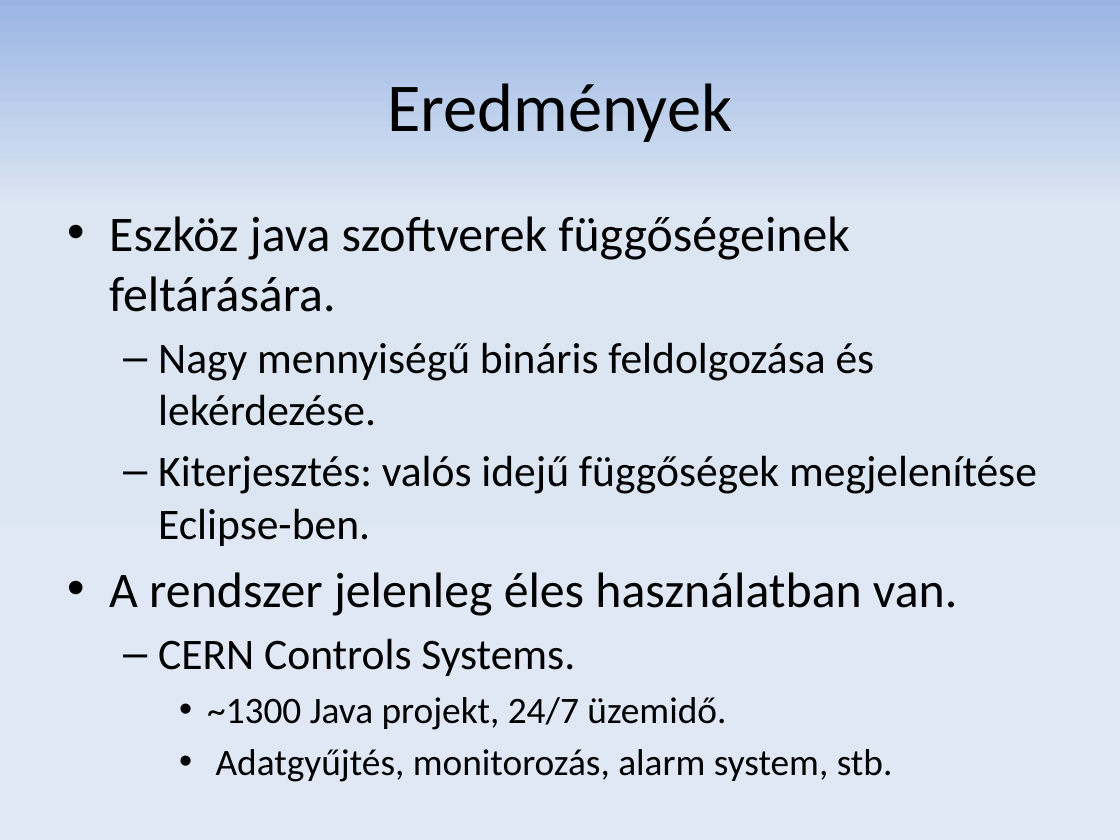
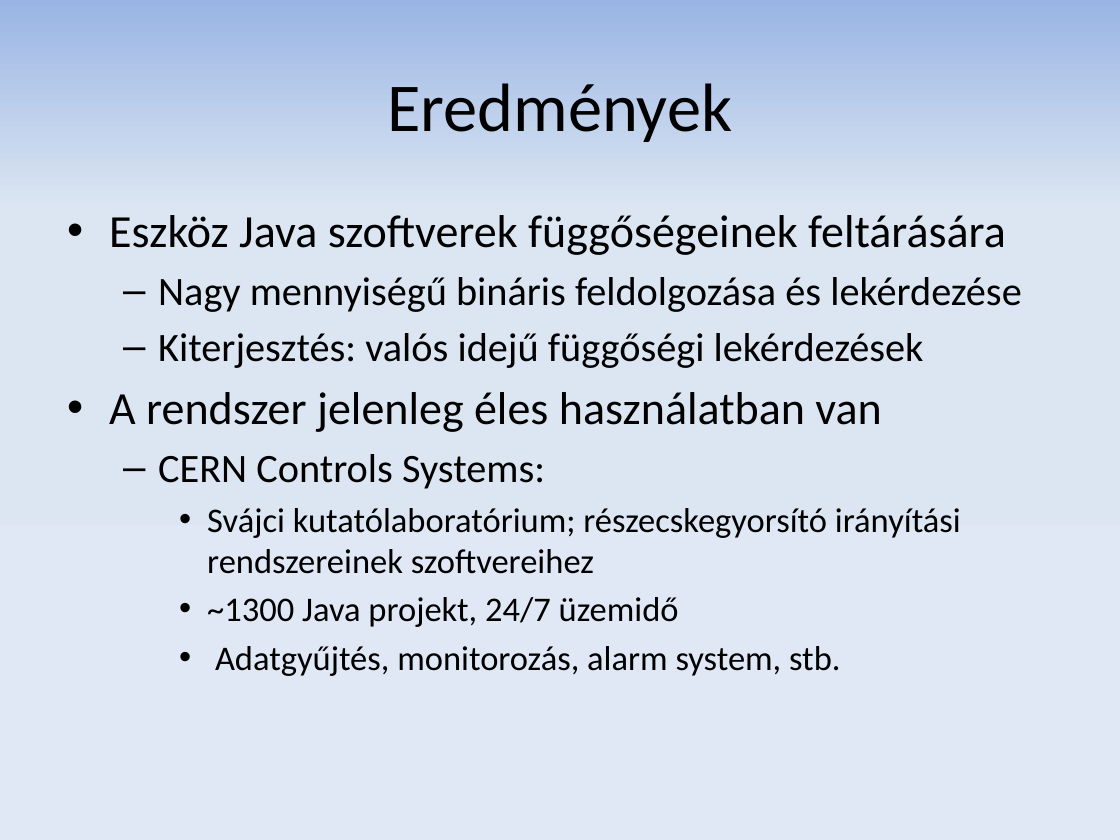
Before and after one commit to donat/incquery-deps, a slide deck: slide 18 of incquery-deps-documentation/presentation/tdk_pres_hu_v2.pptx (slide 17 before the commit). Drawn at 1120x840 pixels with LibreOffice and Linux fonts; fonts in the diff are those of the drawing. Boxes give left, top, right and bottom in pixels: in the first picture for what was removed or moved away, otherwise in the second. Text is boxed around its words. In the diff, an @@ line names an element or a change of style, - is before the commit and + after.

```diff
--- a/incquery-deps-documentation/presentation/tdk_pres_hu_v2.pptx
+++ b/incquery-deps-documentation/presentation/tdk_pres_hu_v2.pptx
@@ text at <box>109,215,1021,627</box>: text changed; size 28 to 25.9 pt @@
-• Eszköz java szoftverek függőségeinek feltárására.
-  – Nagy mennyiségű bináris feldolgozása és lekérdezése.
-  – Kiterjesztés: valós idejű függőségek megjelenítése Eclipse-ben.
-• A rendszer jelenleg éles használatban van.
-  – CERN Controls Systems.
-    • ~1300 Java projekt, 24/7 üzemidő.
+• Eszköz Java szoftverek függőségeinek feltárására
+  – Nagy mennyiségű bináris feldolgozása és lekérdezése
+  – Kiterjesztés: valós idejű függőségi lekérdezések
+• A rendszer jelenleg éles használatban van
+  – CERN Controls Systems:
+    • Svájci kutatólaboratórium; részecskegyorsító irányítási rendszereinek szoftvereihez
+    • ~1300 Java projekt, 24/7 üzemidő
@@ text at <box>215,646,840,676</box>: size 24 to 22.2 pt in "Adatgyűjtés, monitorozás, alarm system, stb." @@
```
Also in this commit, not shown: 11 other slides changed, 2 slides added, 1 slide removed.
